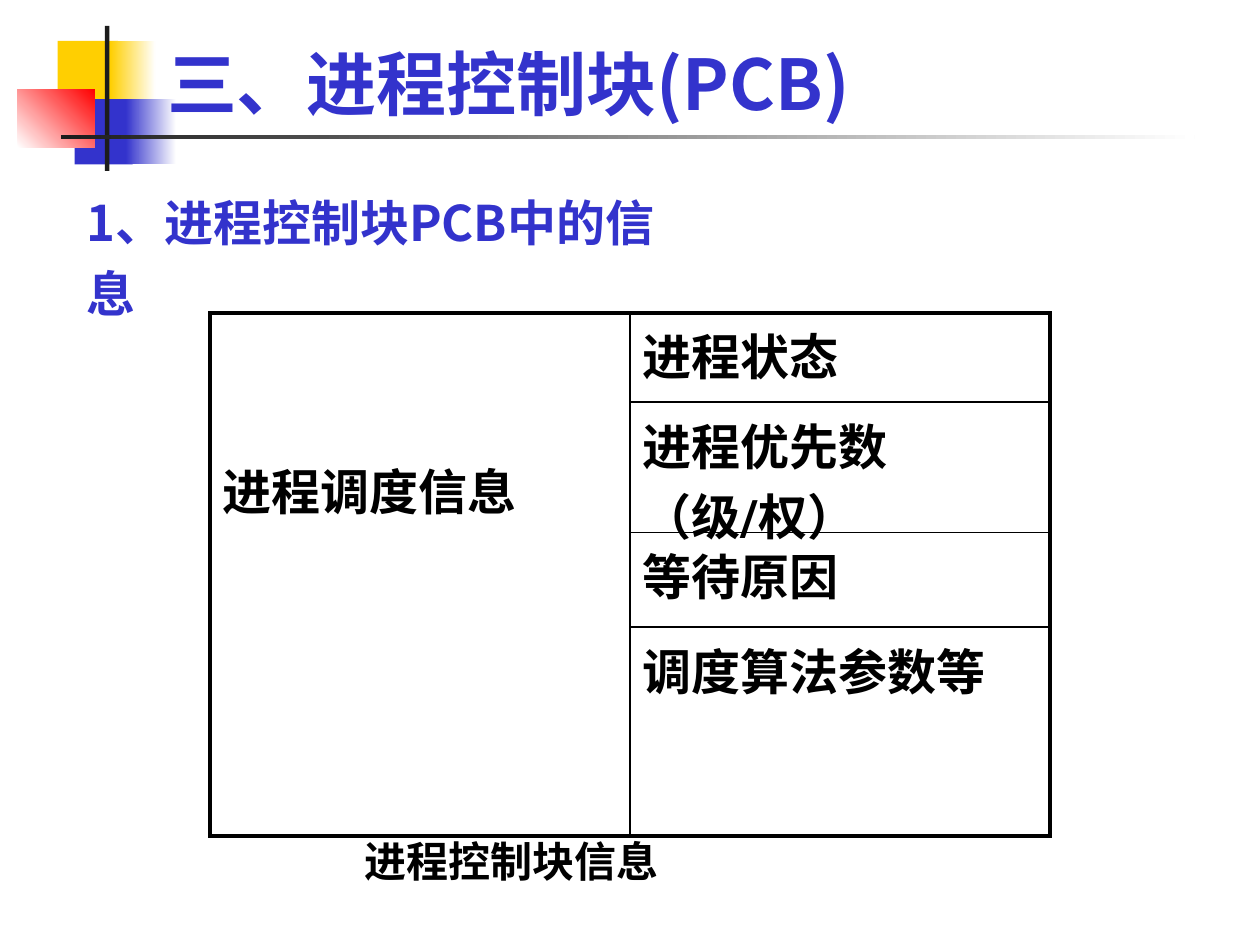
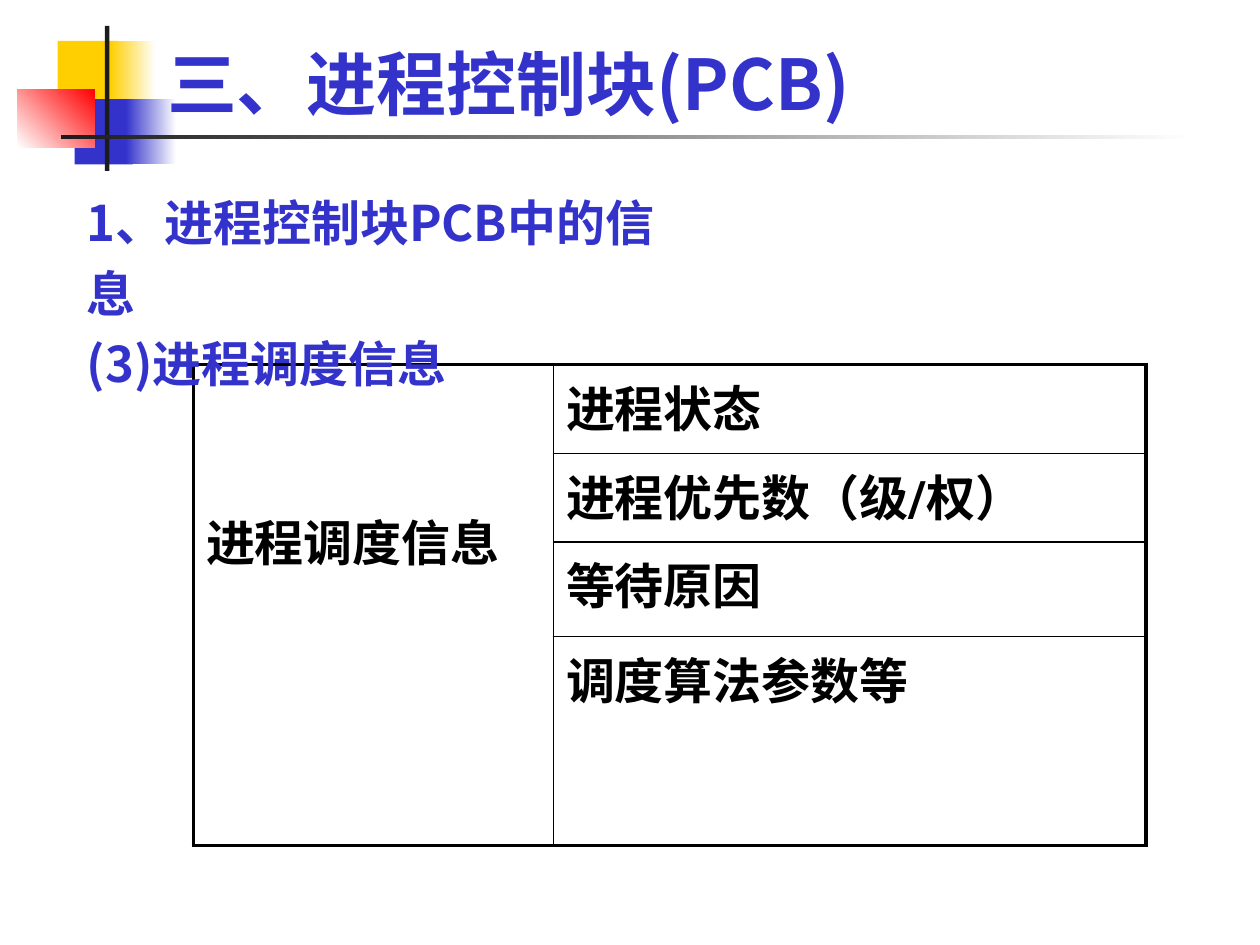
Before and after one commit to rjnew/OS, a slide deck: slide 43 of OS02.1 进程.pptx (slide 42 before the commit). Drawn at 1260x945 pixels with LibreOffice and Linux fonts; fonts in the diff are those of the drawing. Boxes give left, top, right and bottom in pixels: in the first picture for what was removed or moved away, otherwise in the second. Text is boxed around its words. In the diff, an @@ line names an element or a change of style, - is before the commit and + after.

```diff
--- a/OS02.1 进程.pptx
+++ b/OS02.1 进程.pptx
@@ text at bbox=[87, 340, 446, 395]: paragraph added @@
+(3)进程调度信息
@@ table: place and size @@
-table at bbox=[210, 312, 1050, 701]
+table at bbox=[194, 364, 1147, 709]
@@ text removed at bbox=[365, 835, 659, 881] @@
-进程控制块信息
```
Also in this commit, not shown: 18 other slides changed, 2 slides added, 2 slides removed.
